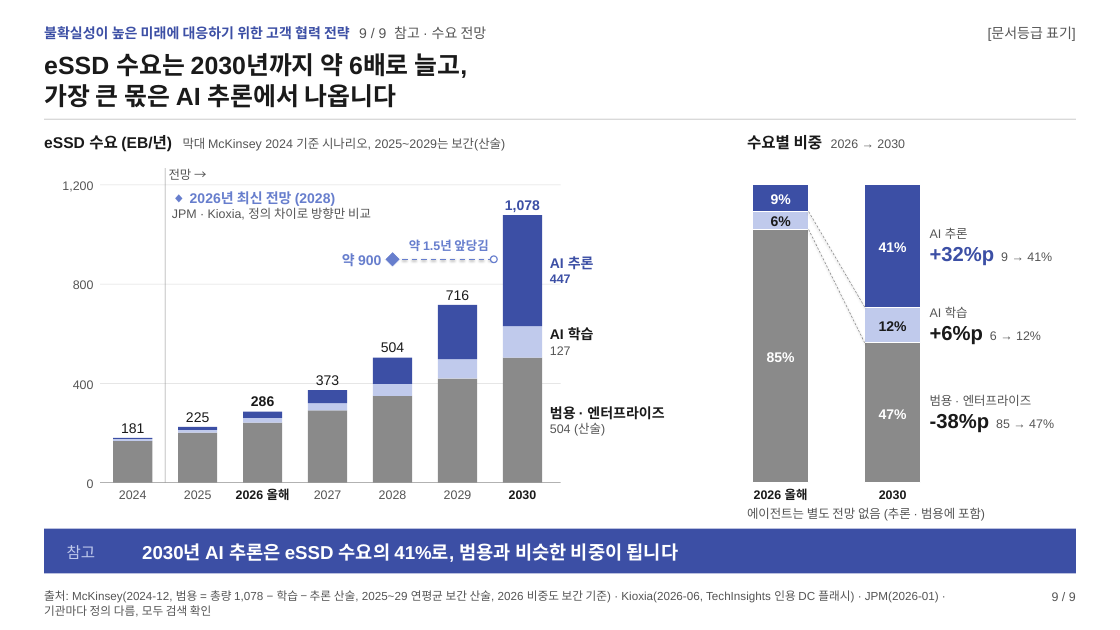
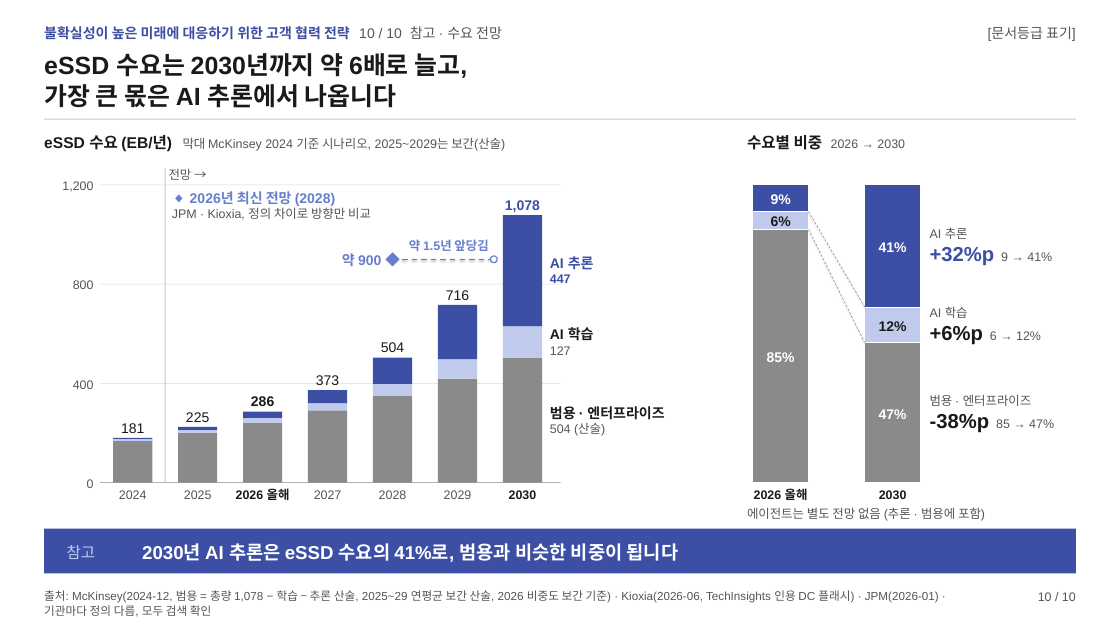
Before and after one commit to k31001/action-learning, a slide deck: slide 10 of dashboard/public/presentations/ssd-future-ready-strategy.pptx (slide 9 before the commit). Drawn at 1120x630 pixels with LibreOffice and Linux fonts; fonts in the diff are those of the drawing. Boxes give left, top, right and bottom in pixels: in the first picture for what was removed or moved away, otherwise in the second. Text is boxed around its words. In the diff, an @@ line names an element or a change of style, - is before the commit and + after.

```diff
--- a/dashboard/public/presentations/ssd-future-ready-strategy.pptx
+++ b/dashboard/public/presentations/ssd-future-ready-strategy.pptx
@@ text at (44, 26, 502, 40): text changed @@
-불확실성이 높은 미래에 대응하기 위한 고객 협력 전략 9 / 9 참고 · 수요 전망
+불확실성이 높은 미래에 대응하기 위한 고객 협력 전략 10 / 10 참고 · 수요 전망
@@ text at (1038, 592, 1076, 601): text changed @@
-9 / 9
+10 / 10
```
Also in this commit, not shown: 8 other slides changed, 1 slide added, 24 other files.
